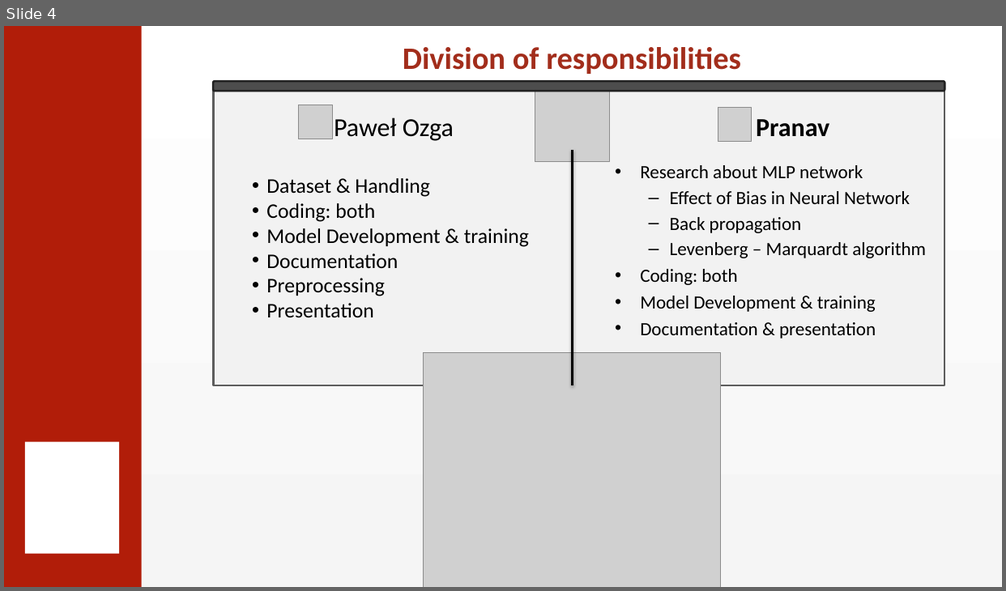
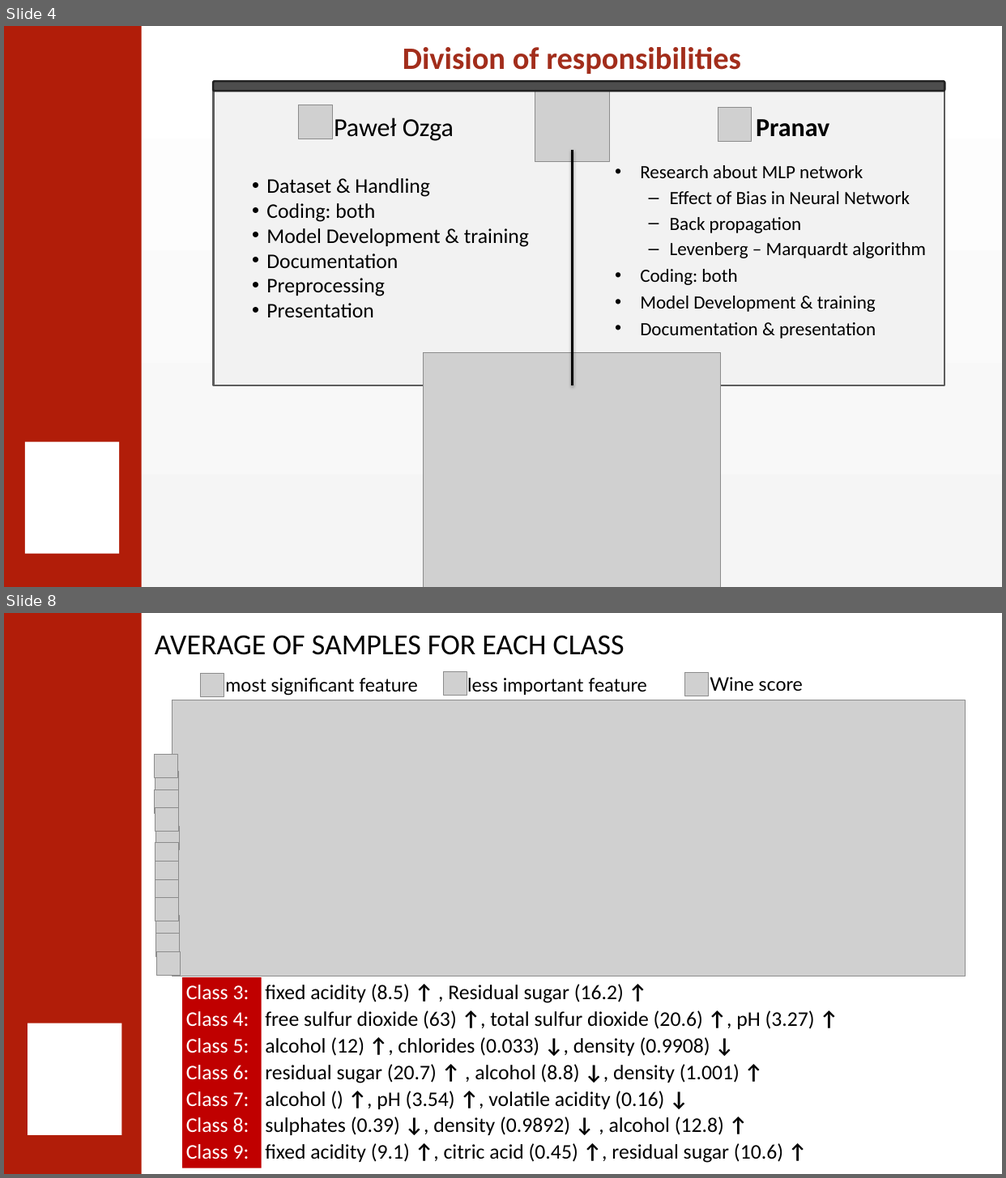
Before and after one commit to 0ZGAnetwork/WineQualityProject, a slide deck: Wine quality classification using Artificial Neural Network.pptx. Shown one above the other, each under a label of ours: slide 4 before the commit, slides 4 and 8 after it; the slides between them are not shown. The pictures are 1006x591 and 1006x1178 pixels, drawn with LibreOffice and Linux fonts; fonts in the diff are those of the drawing; grey boxes stand for pictures; background and template pictures are left out. Boxes give left, top, right and bottom in pixels: in the first picture for what was removed or moved away, otherwise in the second. Text is boxed around its words. In the diff, an @@ line names an element or a change of style, - is before the commit and + after.

```diff
--- a/Wine quality classification using Artificial Neural Network.pptx
+++ b/Wine quality classification using Artificial Neural Network.pptx
@@ slide 8 added at (x1=4, y1=613, x2=1002, y2=1174), background #FFFFFF; not listed: 1 template element that a slide beside it also shows @@
@@ text added at (x1=155, y1=635, x2=624, y2=655), 28 pt, text #000000 @@
+AVERAGE OF SAMPLES FOR EACH CLASS
@@ picture added at (x1=200, y1=674, x2=224, y2=697) @@
@@ text added at (x1=225, y1=678, x2=417, y2=696), 18 pt, text #000000 @@
+most significant feature
@@ picture added at (x1=444, y1=672, x2=467, y2=696) @@
@@ text added at (x1=467, y1=678, x2=646, y2=695), 18 pt, text #000000 @@
+less important feature
@@ picture added at (x1=685, y1=673, x2=709, y2=696) @@
@@ text added at (x1=710, y1=677, x2=803, y2=692), 18 pt, text #000000 @@
+Wine score
@@ picture added at (x1=172, y1=700, x2=965, y2=976) @@
@@ picture added at (x1=155, y1=754, x2=177, y2=777) @@
@@ picture added at (x1=155, y1=772, x2=178, y2=795) @@
@@ picture added at (x1=155, y1=790, x2=177, y2=814) @@
@@ picture added at (x1=155, y1=808, x2=178, y2=832) @@
@@ picture added at (x1=156, y1=826, x2=179, y2=850) @@
@@ picture added at (x1=155, y1=843, x2=178, y2=866) @@
@@ picture added at (x1=155, y1=862, x2=178, y2=884) @@
@@ picture added at (x1=155, y1=880, x2=178, y2=904) @@
@@ picture added at (x1=155, y1=897, x2=178, y2=921) @@
@@ picture added at (x1=156, y1=915, x2=179, y2=939) @@
@@ picture added at (x1=156, y1=934, x2=179, y2=956) @@
@@ picture added at (x1=157, y1=952, x2=180, y2=975) @@
@@ text added at (x1=182, y1=977, x2=262, y2=1169), fill #C00000, 20 pt, text #FFFFFF @@
+Class 3:
+Class 4:
+Class 5:
+Class 6:
+Class 7:
+Class 8:
+Class 9:
@@ text added at (x1=265, y1=984, x2=815, y2=1163), 20 pt, text #000000 @@
+fixed acidity (8.5) ↑ , Residual sugar (16.2) ↑
+free sulfur dioxide (63) ↑, total sulfur dioxide (20.6) ↑, pH (3.27) ↑
+alcohol (12) ↑, chlorides (0.033) ↓, density (0.9908) ↓
+residual sugar (20.7) ↑ , alcohol (8.8) ↓, density (1.001) ↑
+alcohol () ↑, pH (3.54) ↑, volatile acidity (0.16) ↓
+sulphates (0.39) ↓, density (0.9892) ↓ , alcohol (12.8) ↑
+fixed acidity (9.1) ↑, citric acid (0.45) ↑, residual sugar (10.6) ↑
@@ rectangle added at (x1=28, y1=1023, x2=122, y2=1135), fill #FFFFFF @@
```
Also in this commit, not shown: 2 slides changed, 6 other slides added, 15 other files.
